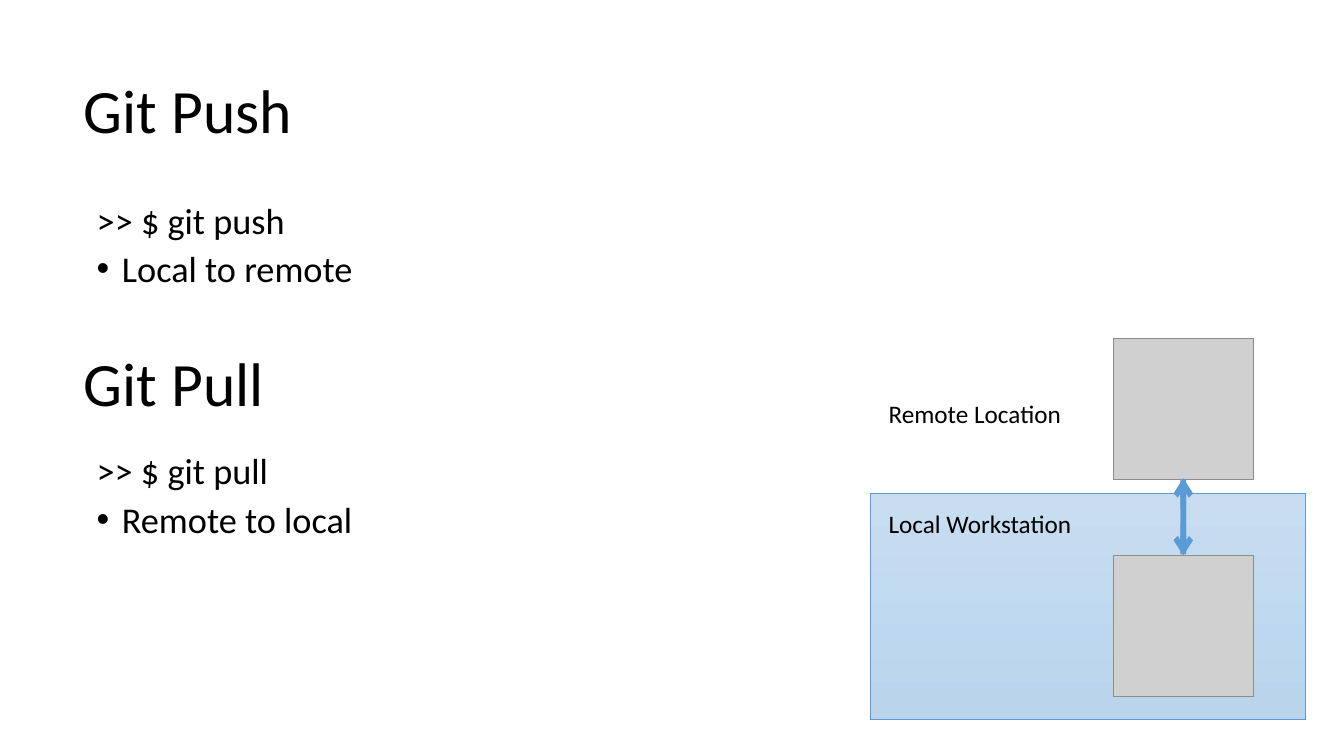
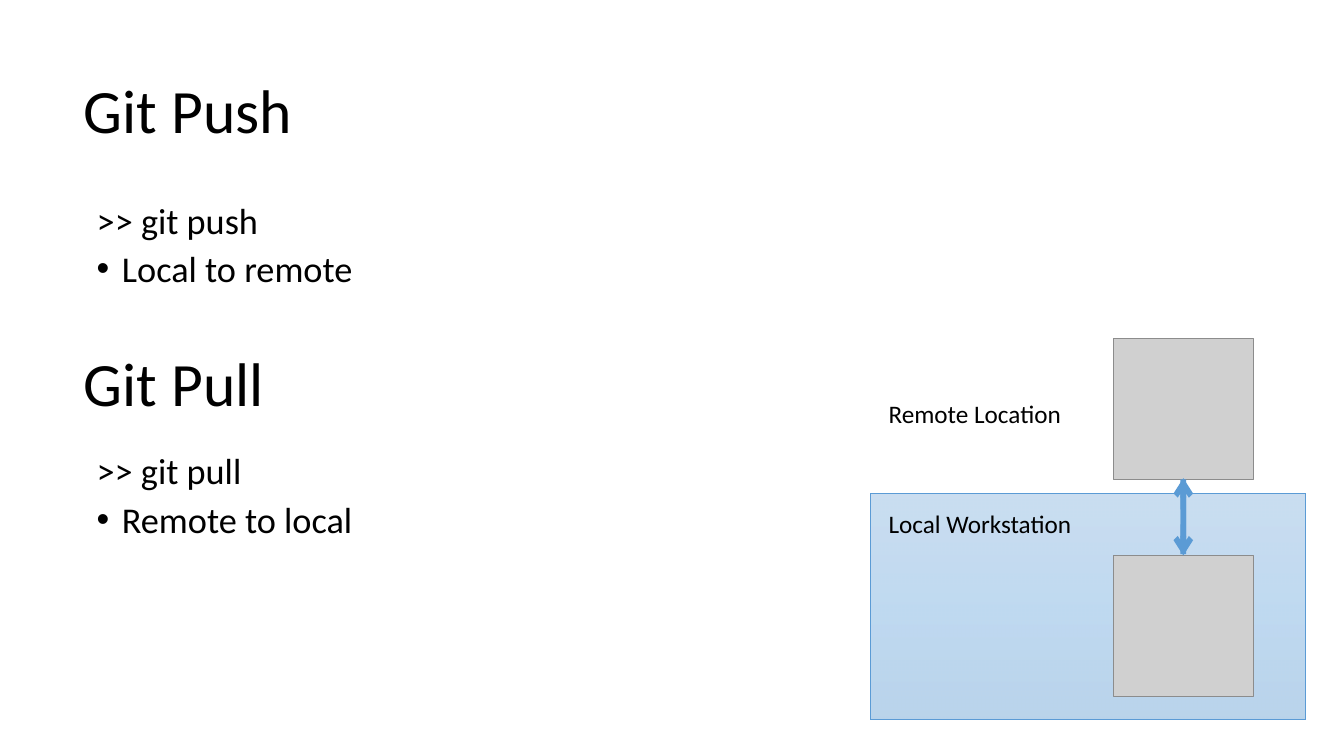
Before and after one commit to jbm950/personal_projects, a slide deck: slide 14 of git_presentation/git_presentation.pptx. Drawn at 1344x756 pixels with LibreOffice and Linux fonts; fonts in the diff are those of the drawing; grey boxes stand for pictures. Boxes give left, top, right and bottom in pixels: in the first picture for what was removed or moved away, otherwise in the second. Text is boxed around its words. In the diff, an @@ line names an element or a change of style, - is before the commit and + after.

```diff
--- a/git_presentation/git_presentation.pptx
+++ b/git_presentation/git_presentation.pptx
@@ text at bbox=[141, 208, 258, 241]: text changed @@
->> $ git push
+>> git push
@@ text at bbox=[141, 458, 242, 491]: text changed @@
->> $ git pull
+>> git pull
```
Also in this commit, not shown: 6 other slides changed, 2 slides added, 2 slides removed.
